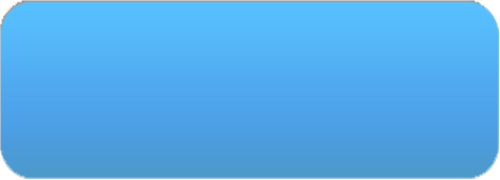
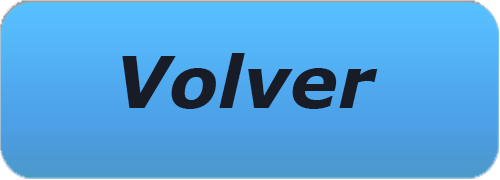
Comparing the layer stacks of the two w=500, h=180 images. Changes:
added layer "Volver" above "Capa 0" over [122, 53, 378, 109]
